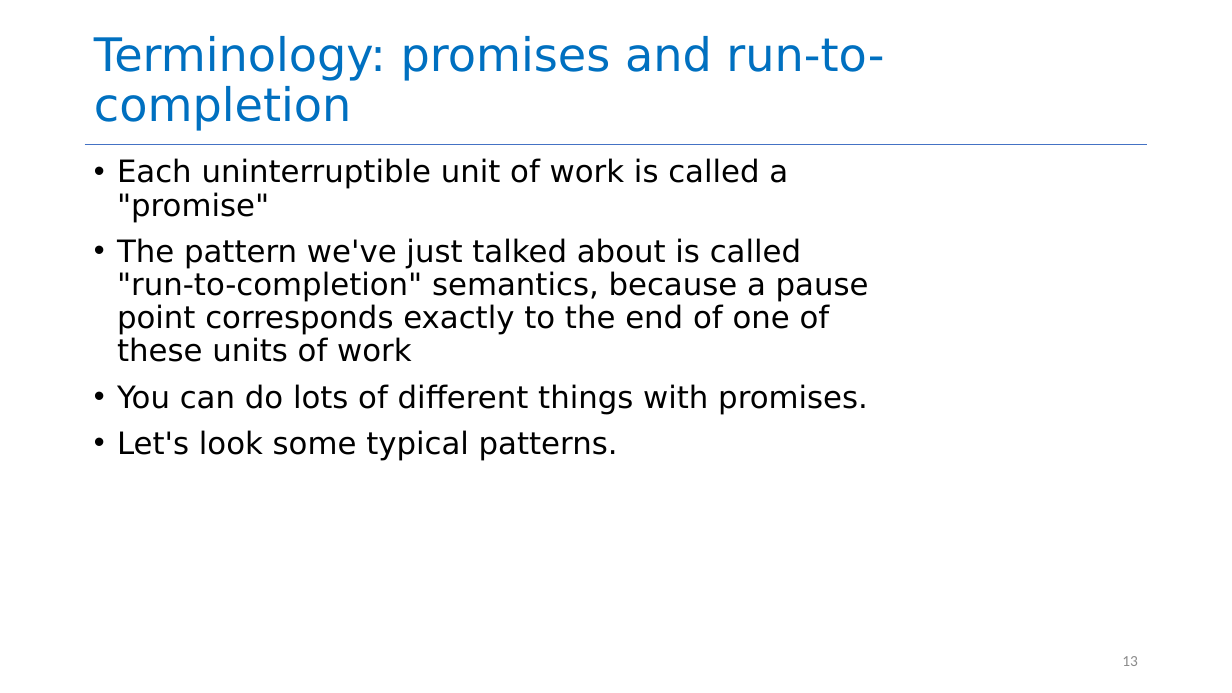
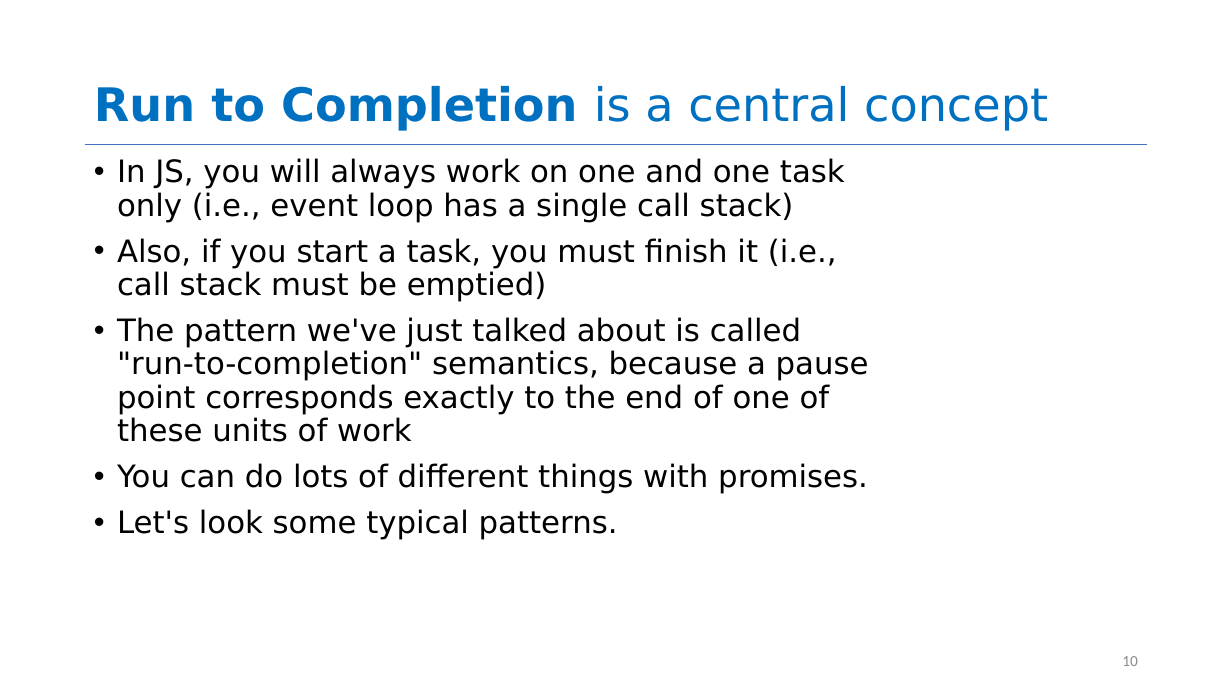
Before and after one commit to neu-se/CS4530-Summer-2026, a slide deck: slide 10 of Slides/Module 08 Concurrency Patterns in Typescript.pptx (slide 13 before the commit). Drawn at 1232x693 pixels with LibreOffice and Linux fonts; fonts in the diff are those of the drawing. Boxes give left, top, right and bottom in pixels: in the first picture for what was removed or moved away, otherwise in the second. Text is boxed around its words. In the diff, an @@ line names an element or a change of style, - is before the commit and + after.

```diff
--- a/Slides/Module 08 Concurrency Patterns in Typescript.pptx
+++ b/Slides/Module 08 Concurrency Patterns in Typescript.pptx
@@ title at (94, 86, 1048, 131): text changed @@
-Terminology: promises and run-to-completion
+Run to Completion is a central concept
@@ text at (117, 158, 845, 302): text changed @@
-• Each uninterruptible unit of work is called a "promise"
+• In JS, you will always work on one and one task only (i.e., event loop has a single call stack)
+• Also, if you start a task, you must finish it (i.e., call stack must be emptied)
@@ page number at (1122, 656, 1138, 666): text changed @@
-13
+10
```
Also in this commit, not shown: 5 other slides changed, 6 slides added, 1 other file.
